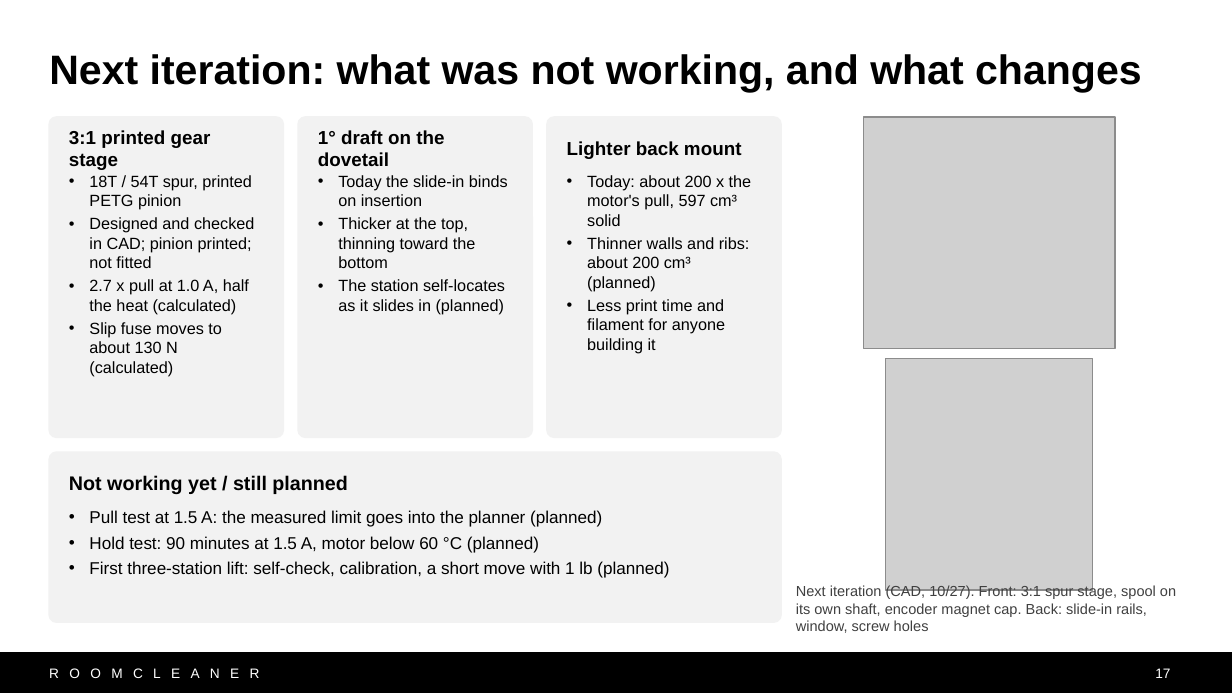
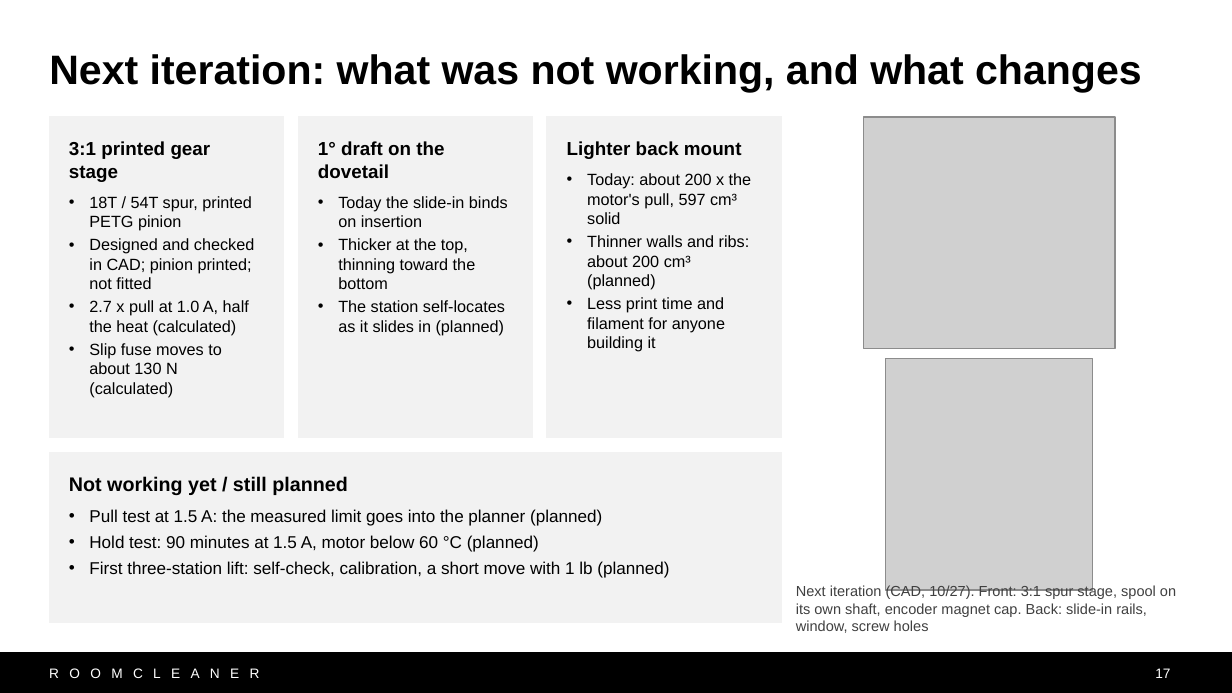
Before and after one commit to Jaspario1199/RoomCleaner, a slide deck: slide 17 of docs/presentation/deck_v10/RoomCleaner_Buntinx_v10.pptx. Drawn at 1232x693 pixels with LibreOffice and Linux fonts; fonts in the diff are those of the drawing; grey boxes stand for pictures. Boxes give left, top, right and bottom in pixels: in the first picture for what was removed or moved away, otherwise in the second. Text is boxed around its words. In the diff, an @@ line names an element or a change of style, - is before the commit and + after.

```diff
--- a/docs/presentation/deck_v10/RoomCleaner_Buntinx_v10.pptx
+++ b/docs/presentation/deck_v10/RoomCleaner_Buntinx_v10.pptx
@@ rectangle "3:1 printed gear stage": place and size @@
-rectangle "3:1 printed gear stage" at (89,175,254,377)
+rectangle "3:1 printed gear stage" at (49,117,283,437)
@@ rounded rectangle removed at (49,117,283,437) @@
@@ fill none to #F2F2F2; outline none to #F2F2F2 0.75 pt in 4 elements at (49,452,781,622), (547,117,781,437), (49,117,283,437), (298,117,532,437) @@
@@ rectangle "1° draft on the dovetail": place and size @@
-rectangle "1° draft on the dovetail" at (338,175,508,315)
+rectangle "1° draft on the dovetail" at (298,117,532,437)
@@ rounded rectangle removed at (298,117,532,437) @@
@@ rectangle "Lighter back mount": place and size @@
-rectangle "Lighter back mount" at (587,175,752,354)
+rectangle "Lighter back mount" at (547,117,781,437)
@@ rounded rectangle removed at (547,117,781,437) @@
@@ text in rectangle at (69,141,211,182): paragraph added @@
+3:1 printed gear stage
@@ text removed at (69,130,211,170) @@
-3:1 printed gear stage
@@ text in rectangle at (318,141,444,178): paragraph added @@
+1° draft on the dovetail
@@ text removed at (318,130,444,166) @@
-1° draft on the dovetail
@@ rectangle "Not working yet / still ...": place and size @@
-rectangle "Not working yet / still ..." at (89,510,669,578)
+rectangle "Not working yet / still ..." at (49,452,781,622)
@@ rounded rectangle removed at (49,452,781,622) @@
```
Also in this commit, not shown: 15 other slides changed, 4 other files.
